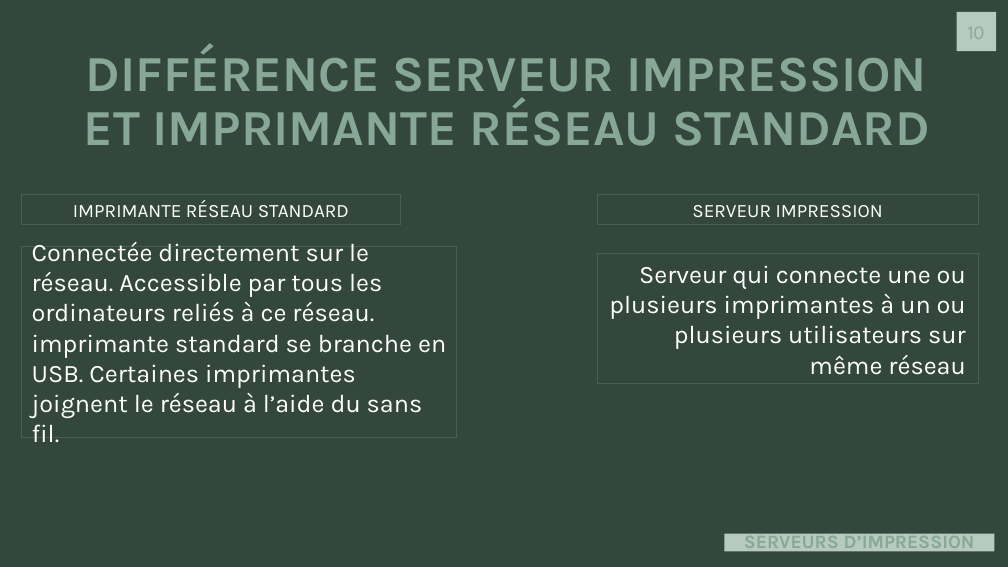
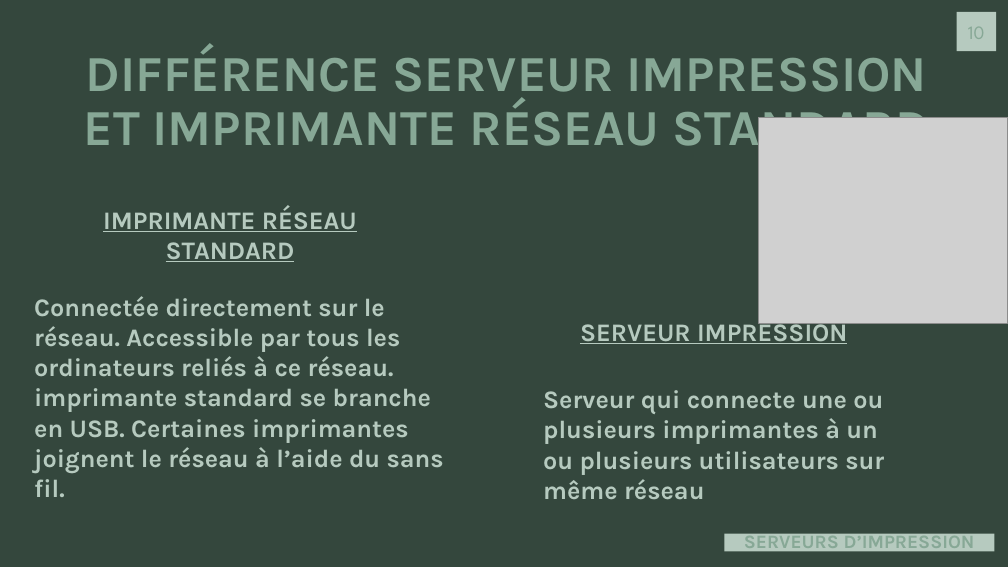
Before and after one commit to J0rg321/Serveur_Fichiers_ICT-123, a slide deck: slide 10 of SERVEUR ET FICHIERS D’IMPRESSION.pptx. Drawn at 1008x567 pixels with LibreOffice and Linux fonts; fonts in the diff are those of the drawing; grey boxes stand for pictures. Boxes give left, top, right and bottom in pixels: in the first picture for what was removed or moved away, otherwise in the second. Text is boxed around its words. In the diff, an @@ line names an element or a change of style, - is before the commit and + after.

```diff
--- a/SERVEUR ET FICHIERS D’IMPRESSION.pptx
+++ b/SERVEUR ET FICHIERS D’IMPRESSION.pptx
@@ picture added at box(758, 117, 1008, 323) @@
@@ text "IMPRIMANTE RÉSEAU STANDARD": place and size @@
-text "IMPRIMANTE RÉSEAU STANDARD" at box(22, 194, 401, 225)
+text "IMPRIMANTE RÉSEAU STANDARD" at box(103, 206, 357, 262)
@@ text "IMPRIMANTE RÉSEAU STANDARD" at box(103, 206, 357, 262): size 18 to 24 pt, text colour #FFFFFF to #B6CABF, bold on, underline on; outline #455F51 0.75 pt to none @@
@@ text "Connectée directement sur le réseau. ...": place and size @@
-text "Connectée directement sur le réseau. ..." at box(22, 247, 457, 437)
+text "Connectée directement sur le réseau. ..." at box(34, 296, 444, 497)
@@ text "Connectée directement sur le réseau. ..." at box(34, 296, 444, 497): text colour #FFFFFF to #B6CABF, bold on; outline #455F51 0.75 pt to none @@
@@ text "SERVEUR IMPRESSION" at box(580, 318, 847, 344): size 18 to 24 pt, text colour #FFFFFF to #B6CABF, bold on, underline on; outline #455F51 0.75 pt to none @@
@@ text "SERVEUR IMPRESSION": place and size @@
-text "SERVEUR IMPRESSION" at box(597, 194, 979, 225)
+text "SERVEUR IMPRESSION" at box(580, 318, 847, 344)
@@ text "Serveur qui connecte une ou ...": place and size @@
-text "Serveur qui connecte une ou ..." at box(597, 254, 979, 384)
+text "Serveur qui connecte une ou ..." at box(543, 390, 884, 499)
@@ text "Serveur qui connecte une ou ..." at box(543, 390, 884, 499): text colour #FFFFFF to #B6CABF, bold on; alignment right to left; outline #455F51 0.75 pt to none @@
```
Also in this commit, not shown: 6 other slides changed.
